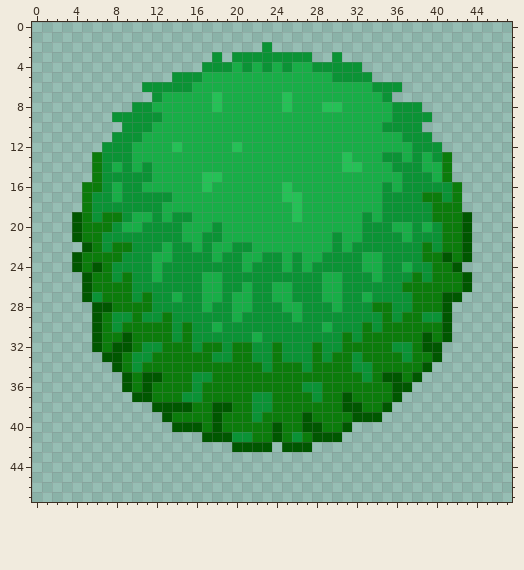
Two versions of one pixel-art file, production/textures/bush.aseprite. This is how it looked before the edit.
48x48 pixels, 1 frame.
Once edited:
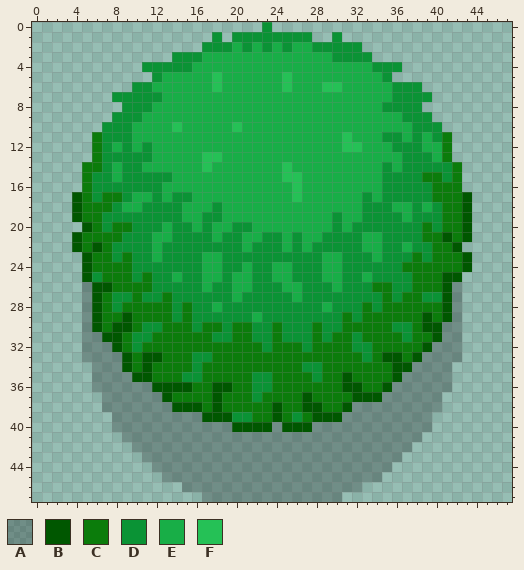
Palette (. is transparent): A #00000040  B #005700  C #0b7c0b  D #0a9335  E #18ae47  F #25c156
The commit says: bush collision + shadow
From old to new:
layer "Layer 6" opacity 25% added
layer "Layer 3" removed
layer "Layer 4" removed
layer "Layer 2" removed
layer "Layer 5" removed
@@ x 0..47 @@
- 0 ................................................
- 1 ................................................
- 2 .......................D........................
- 3 ..................D.DDDDDDDD..D.................
- 4 .................DDDEDEDEDEEDDDDD...............
- 5 ..............DDDEEEEEEEEEEEEEDDDD..............
- 6 ...........DDDDDEEEEEEEEEEEEEEEEEEDDD...........
- 7 ............DEEEEEFEEEEEEFEEEEEEEEED............
- 8 ..........DDEEEEEEFEEEEEEFEEEFFEEEEEDDD.........
- 9 ........DDDDDEEEEEEEEEEEEEEEEEEEEEEEDDDD........
-10 .........DDDEEEEEEEEEEEEEEEEEEEEEEEDDDD.........
-11 ........DDDEEEEEEEEEEEEEEEEEEEEEEEEEEDDD........
-12 .......DDDEEEEFEEEEEFEEEEEEEEEEEEEEEEEDDD.......
-13 ......CDDDEEEEEEEEEEEEEEEEEEEEEFEEEDDEDEDC......
-14 ......CDEDEDEEEEEEEEEEEEEEEEEEEFFEEEDDDEEC......
-15 ......CDDDDDEEEEEFFEEEEEEEEEEEEEEEEEEDDDEC......
-16 .....CCDEDDEEEEEEFEEEEEEEFEEEEEEEEEDEDDDDDC.....
-17 .....CDDEDDDDDEEEEEEEEEEEFFEEEEEEEEDDDDCCDC.....
-18 .....CDDDDDDDEEEEEEEEEEEEEFEEEEEEEEDDDDDCCC.....
-19 ....BCDCCDEEDEDDEEEEEEEEEEFEEEEEEDEDDDDDCCCB....
-20 ....BCCCDEEDDDDEEEDEEEEEEEEEEEEEEDDDEEDEDCCB....
-21 ....BCCDDDDDDDDEEDDEEEEEEEEEEEDEEDDDDEDDDCCB....
-22 .....BCDCCDDDEDDEDEEDDEEEEEEEEDEDDDDDDDCDCCB....
-23 ....BCCCCDDDEEDDDDEDDEEDDEDEEDDDDEEDDDDCCBCB....
-24 ....BCBCDDDDEDDDDDDDDEDDDEDEDDDDDEEDDEDDCCB.....
-25 .....BCCDCDDEDDDDEEDDDDDDDDDDEEDDDEDDDCDCCCB....
-26 .....BCCCCDDDDDDDEEDDEDDEEDDDEEDDDDDDCCCCCCB....
-27 .....BDCCCDCDDEDDEEDEEDDEEDDDEEDDEDDDDCCCBB.....
-28 ......BBCCCCDDDDDEDDEEDDDEEDDDEDDDCCDDCCCB......
-29 ......BCDDCDDCDDDDDDEDDDDDEDDDDDDDDCDCCDDB......
-30 ......BCDCCCCCDCDDEDDDDDDDDDDEDDDCDCCCCCCB......
-31 ......BCCBCCCCDCDDDDDDEDDDDDDDDCDCCCCCCBCB......
-32 ......BCBBCDDCCCDCCDCCDDCDDDCDDCCCCCDDCBB.......
-33 .......BBCDDCCCCCCDDCCDDCDDDCDCCDCCCCDCCB.......
-34 ........BCDCCCCCCCCCCCCDCCCDCCCCDDCCCCCB........
-35 .........BCBBCCCDDCCCCCCCCCCCCCCCDCBBCB.........
-36 .........BCBCCCCDCCCCCCCCCCDDCCCCCCCBB..........
-37 ..........BBCCCDDCCCCCDDCCCCDCCBCCCCB...........
-38 ............BBBBCCBBCCDDCCCCCCCBBCCB............
-39 .............BCCCCBCCCDCCCCBCCCCBBB.............
-40 ..............BBBCBCCCCCBCCBBCCB................
-41 .................BBBDDCCBCDCBBB.................
-42 ....................BBBB.BBB....................
-43 ................................................
-44 ................................................
-45 ................................................
-46 ................................................
-47 ................................................
+ 0 .......................D........................
+ 1 ..................D.DDDDDDDD..D.................
+ 2 .................DDDEDEDEDEEDDDDD...............
+ 3 ..............DDDEEEEEEEEEEEEEDDDD..............
+ 4 ...........DDDDDEEEEEEEEEEEEEEEEEEDDD...........
+ 5 ............DEEEEEFEEEEEEFEEEEEEEEED............
+ 6 ..........DDEEEEEEFEEEEEEFEEEFFEEEEEDDD.........
+ 7 ........DDDDDEEEEEEEEEEEEEEEEEEEEEEEDDDD........
+ 8 .........DDDEEEEEEEEEEEEEEEEEEEEEEEDDDD.........
+ 9 ........DDDEEEEEEEEEEEEEEEEEEEEEEEEEEDDD........
+10 .......DDDEEEEFEEEEEFEEEEEEEEEEEEEEEEEDDD.......
+11 ......CDDDEEEEEEEEEEEEEEEEEEEEEFEEEDDEDEDC......
+12 ......CDEDEDEEEEEEEEEEEEEEEEEEEFFEEEDDDEEC......
+13 ......CDDDDDEEEEEFFEEEEEEEEEEEEEEEEEEDDDEC......
+14 .....CCDEDDEEEEEEFEEEEEEEFEEEEEEEEEDEDDDDDC.....
+15 .....CDDEDDDDDEEEEEEEEEEEFFEEEEEEEEDDDDCCDC.....
+16 .....CDDDDDDDEEEEEEEEEEEEEFEEEEEEEEDDDDDCCC.....
+17 ....BCDCCDEEDEDDEEEEEEEEEEFEEEEEEDEDDDDDCCCB....
+18 ....BCCCDEEDDDDEEEDEEEEEEEEEEEEEEDDDEEDEDCCB....
+19 ....BCCDDDDDDDDEEDDEEEEEEEEEEEDEEDDDDEDDDCCB....
+20 .....BCDCCDDDEDDEDEEDDEEEEEEEEDEDDDDDDDCDCCB....
+21 ....BCCCCDDDEEDDDDEDDEEDDEDEEDDDDEEDDDDCCBCB....
+22 ....BCBCDDDDEDDDDDDDDEDDDEDEDDDDDEEDDEDDCCB.....
+23 .....BCCDCDDEDDDDEEDDDDDDDDDDEEDDDEDDDCDCCCB....
+24 .....BCCCCDDDDDDDEEDDEDDEEDDDEEDDDDDDCCCCCCB....
+25 .....BDCCCDCDDEDDEEDEEDDEEDDDEEDDEDDDDCCCBB.....
+26 .....ABBCCCCDDDDDEDDEEDDDEEDDDEDDDCCDDCCCBA.....
+27 .....ABCDDCDDCDDDDDDEDDDDDEDDDDDDDDCDCCDDBA.....
+28 .....ABCDCCCCCDCDDEDDDDDDDDDDEDDDCDCCCCCCBA.....
+29 .....ABCCBCCCCDCDDDDDDEDDDDDDDDCDCCCCCCBCBA.....
+30 .....ABCBBCDDCCCDCCDCCDDCDDDCDDCCCCCDDCBBAA.....
+31 .....AABBCDDCCCCCCDDCCDDCDDDCDCCDCCCCDCCBAA.....
+32 .....AAABCDCCCCCCCCCCCCDCCCDCCCCDDCCCCCBAAA.....
+33 .....AAAABCBBCCCDDCCCCCCCCCCCCCCCDCBBCBAAAA.....
+34 ......AAABCBCCCCDCCCCCCCCCCDDCCCCCCCBBAAAA......
+35 ......AAAABBCCCDDCCCCCDDCCCCDCCBCCCCBAAAAA......
+36 ......AAAAAABBBBCCBBCCDDCCCCCCCBBCCBAAAAAA......
+37 .......AAAAAABCCCCBCCCDCCCCBCCCCBBBAAAAAA.......
+38 .......AAAAAAABBBCBCCCCCBCCBBCCBAAAAAAAAA.......
+39 ........AAAAAAAAABBBDDCCBCDCBBBAAAAAAAAA........
+40 ........AAAAAAAAAAAABBBBABBBAAAAAAAAAAAA........
+41 .........AAAAAAAAAAAAAAAAAAAAAAAAAAAAAA.........
+42 ..........AAAAAAAAAAAAAAAAAAAAAAAAAAAA..........
+43 ...........AAAAAAAAAAAAAAAAAAAAAAAAAA...........
+44 ............AAAAAAAAAAAAAAAAAAAAAAAA............
+45 .............AAAAAAAAAAAAAAAAAAAAAA.............
+46 ...............AAAAAAAAAAAAAAAAAA...............
+47 .................AAAAAAAAAAAAAA.................
